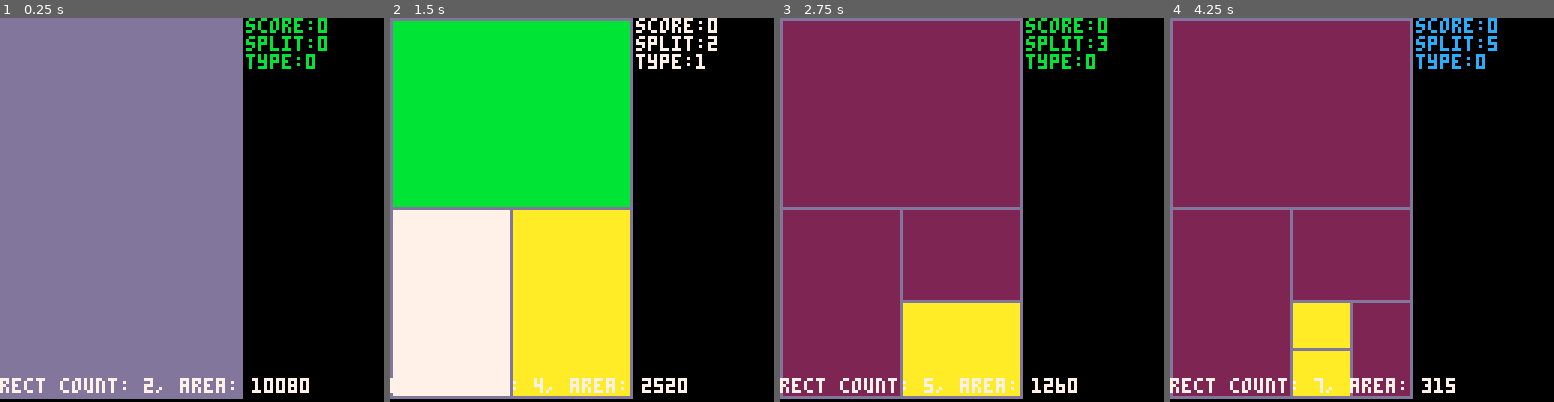
Above: before the commit, frames 1-4 (left to right).
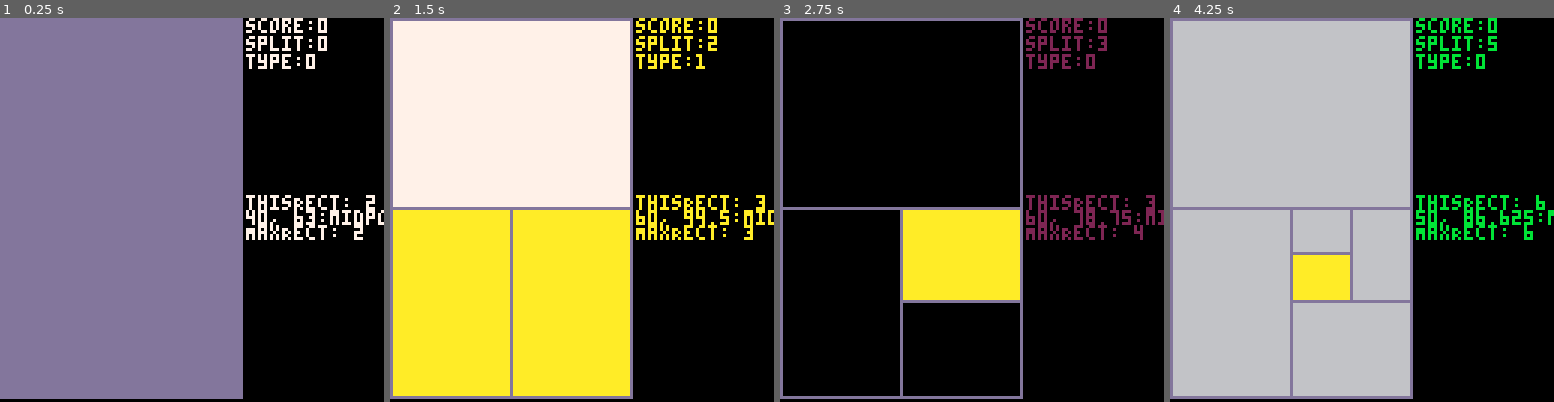
Above: after the commit, the same moments.

Repository: kelvinq/p8spl-t
Game: PICO-8 cartridge p8spl-t.p8
Same seed, same stepped clock (60 frames per second), same inputs: the game is played once before the commit and once after it.
Inputs:
- Up to frame 1 (0.25 s): no input
- Up to frame 2 (1.5 s): tap X (X key) at 0.33, 1.07 s; tap O (Z key) at 0.7 s
- Up to frame 3 (2.75 s): hold Right 1.6-2.1 s; tap O (Z key) at 1.7, 2.1, 2.5 s; tap X (X key) at 1.85 s; hold Up 2.15-2.42 s; hold Right from 2.47 s (still down)
- Up to frame 4 (4.25 s): tap O (Z key) every 0.4 s from 2.9 to 4.1 s; tap X (X key) at 2.97, 4.08 s; release Right at 3.03 s; hold Left 3.08-3.58 s; hold Down 3.63-3.97 s; hold Right from 4.02 s (still down)

The runs differ from the first frame. In frame 1, 3.8% of the frame differs, in the area x 0-100%, y 0-98%; in frame 2, 48%; in frame 3, 62%, in the area x 0-100%, y 0-99%; in frame 4, 62%.

Commit message:
Fixed some bugs. Navigation works badly.

Diff:
--- a/p8spl-t.p8
+++ b/p8spl-t.p8
@@ -2,53 +2,40 @@
 version 41
 __lua__
 
-function sort(data)
-    local n = #data
-    -- form a max heap
-    for i = flr(n / 2) + 1, 1, -1 do
-     -- m is the index of the max child
-     local parent, value, m = i, data[i], i + i
-     local key = value.key
-     while m <= n do
-      -- find the max child
-      if ((m < n) and (data[m + 1].key > data[m].key)) m += 1
-      local mval = data[m]
-      if (key > mval.key) break
-      data[parent] = mval
-      parent = m
-      m += m
-     end
-     data[parent] = value
-    end
-    -- read out the values,
-    -- restoring the heap property
-    -- after each step
-    for i = n, 2, -1 do
-     -- swap root with last
-     local value = data[i]
-     data[i], data[1] = data[1], value
-     -- restore the heap
-     local parent, terminate, m = 1, i - 1, 2
-     local key = value.key
-     while m <= terminate do
-      local mval = data[m]
-      local mkey = mval.key
-      if (m < terminate) and (data[m + 1].key > mkey) then
-       m += 1
-       mval = data[m]
-       mkey = mval.key
+function get_key_for_value( t, value )
+    for k,v in pairs(t) do
+      if v==value then return k end
+    end
+    return 0
+  end
+
+function shallowcopy(orig)
+    local orig_type = type(orig)
+    local copy
+    if orig_type == 'table' then
+        copy = {}
+        for orig_key, orig_value in pairs(orig) do
+            copy[orig_key] = orig_value
+        end
+    else -- number, string, boolean, etc
+        copy = orig
+    end
+    return copy
+end
+
+function sort(arr) -- slow sort, expects {{key,obj}...}
+    for i=1,#arr do
+      for j=i,#arr do
+        if arr[j][1] < arr[i][1] then
+          add(arr,deli(arr,j),i) --slow swap
+        end
       end
-      if (key > mkey) break
-      data[parent] = mval
-      parent = m
-      m += m
-     end
-     data[parent] = value
-    end
-end
-
-function createnewRect(i1,j1,i2,j2,fColor,bColor)
-    newRect={x1=i1,y1=j1,x2=i2,y2=j2,fColor=fColor,bColor=bColor}
+    end
+  end
+
+function createnewRect(i1,j1,i2,j2,fColor,bColor,midpoint)
+    newRect={x1=i1,y1=j1,x2=i2,y2=j2,fColor=fColor,bColor=bColor,midpoint=0}
+    newRect.midpoint={x=getMidpoint(newRect)[1], y=getMidpoint(newRect)[2]}
     return newRect
 end
 
@@ -59,14 +46,15 @@
     local y2=selectedRect.y2
     if typeSplit==1 then
         newx2=(x2-x1)/2+x1
-        add(allRects,createnewRect(x1,y1,newx2,y2,currentColor,playSurfaceCol))
-        add(allRects,createnewRect(newx2,y1,x2,y2,currentColor,playSurfaceCol))
+        add(allRects,createnewRect(x1,y1,newx2,y2,currentColor,playSurfaceCol),count(allRects)+1)
+        add(allRects,createnewRect(newx2,y1,x2,y2,currentColor,playSurfaceCol),count(allRects)+1)
     end
     if typeSplit==0 then
         newy2=(y2-y1)/2+y1
-        add(allRects,createnewRect(x1,y1,x2,newy2,currentColor,playSurfaceCol))
-        add(allRects,createnewRect(x1,newy2,x2,y2,currentColor,playSurfaceCol))
-    end
+        add(allRects,createnewRect(x1,y1,x2,newy2,currentColor,playSurfaceCol),count(allRects)+1)
+        add(allRects,createnewRect(x1,newy2,x2,y2,currentColor,playSurfaceCol),count(allRects)+1)
+    end
+    del(allRects,selectedRect)
 end
 
 function drawnewRect(newRect)
@@ -80,15 +68,10 @@
         if (countSplit%2==0) typeSplit=0
         splitRect(selectedRect, typeSplit)
         countSplit+=1
-        -- Delete previous rectangle
-        previousRectIndex=currentRectIndex
-        deli(allRects, previousRectIndex)
-        currentRectIndex=count(allRects)
-        allRects[currentRectIndex].fColor=selectColor
     else
-        selectedRect.bColor=8 -- Red
+        selectedRect.fColor=8 -- Red
         print("Not allowed!", maxX+2, 18,currentColor)
-        selectedRect.bColor=playSurfaceCol
+        selectedRect.fColor=currentColor
     end
 end
 
@@ -97,51 +80,46 @@
 end
 
 function nearestRect(selectedRect, direction)
-    allRectDistances={}
-    for i in all(allRects) do
-        -- if ((direction=="right")and(i.x1>selectedRect.x2)) add(allRectDistances, getDistance(selectedRect, i))
-        -- if ((direction=="left")and(i.x2<selectedRect.x1)) add(allRectDistances, getDistance(selectedRect, i))
-        -- if ((direction=="up")and(i.y2<selectedRect.y1)) add(allRectDistances, getDistance(selectedRect, i))
-        -- if ((direction=="down")and(i.y1>selectedRect.y2)) add(allRectDistances, getDistance(selectedRect, i))
-        if (direction=="up") add(allRectDistances, getDistance(selectedRect, i))
-    end
-    allRectDistances=sort(allRectDistances)
+    local allRectscopy = shallowcopy(allRects)
+    deli(allRectDistances,get_key_for_value(allRects,selectedRect))
+
+    for i in all(allRectscopy) do
+        if ((direction=="right")and(i.midpoint.x>selectedRect.midpoint.x)) add(allRectDistances, getDistance(selectedRect, i)) circfill(i.midpoint.x,i.midpoint.y,1,8)
+        if ((direction=="left")and(i.midpoint.x<selectedRect.midpoint.x)) add(allRectDistances, getDistance(selectedRect, i)) circfill(i.midpoint.x,i.midpoint.y,1,8)
+        if ((direction=="up")and(i.midpoint.y<selectedRect.midpoint.y)) add(allRectDistances, getDistance(selectedRect, i)) circfill(i.midpoint.x,i.midpoint.y,1,8)
+        if ((direction=="down")and(i.midpoint.y>selectedRect.midpoint.y)) add(allRectDistances, getDistance(selectedRect, i)) circfill(i.midpoint.x,i.midpoint.y,1,8)
+    end
+    if (count(allRectDistances)<1) return selectedRect
+    sort(allRectDistances)
     return allRectDistances[1][2]
 end
 
--- function getMidpoint(selectedRect)
---     return {(selectedRect.x2-selectedRect.x1)/2+x1
--- end
-
-function getDistance(rectA, rectB)
-    closestDistance=((rectA.x2-rectB.x2)^2+(rectA.y2-rectB.y2)^2)^0.5
-    return {((rectA.x2-rectB.x2)^2+(rectA.y2-rectB.y2)^2)^0.5, rectB}
+function getMidpoint(selectedRect) -- returns {x,y}
+    --return {,(selectedRect.y2-selectedRect.y1)/2+selectedRect.y1}
+    return {(selectedRect.x2-selectedRect.x1)/2+selectedRect.x1,(selectedRect.y2-selectedRect.y1)/2+selectedRect.y1}
+end
+
+function getDistance(rectA, rectB) -- Return {number, rect}
+    closestDistance=((rectA.midpoint.x-rectB.midpoint.x)^2+(rectA.midpoint.y-rectB.midpoint.y)^2)^0.5
+    return {closestDistance, rectB}
 end
 
 function _init()
-        -- test sorting algo
-        srand(99)
-        i=1
-        testArray={}
-        while i<100 do
-            add(testArray,flr(rnd(100)))
-            i+=1
-        end
-        testArrayUnsorted=testArray
-        -- sort(testArray)
-        --
-    previousRectIndex=1
-    currentRectIndex=1
+    printRectD={}
+    allRectDistances={{0,0}}
+    previousRectCount=0
+    previousRectIndex=2
+    currentRectIndex=2
     debug=1
     countScore=0
     countSplit=0
     typeSplit=0 -- "1" is vertical. "0" is horizontal.
     currentCur={x=64,y=64}
-    currentColor=11
+    currentColor=7
     selectColor=10
     maxX=80
     maxY=126
-    minArea=0
+    minArea=16
     playSurfaceCol=13
     allRects={}
     -- Create the first rectangle and that is the game surface
@@ -150,54 +128,71 @@
 end
 
 function _update()
-    -- Control player
-    -- if (btn(⬅️)) verts.i-=1
-    -- if (btn(➡️)) verts.i+=1
+    if ((countSplit==1)and(count(allRects)==3)) deli(allRects,1)
 end
 
 function _draw()
+    if count(allRects) <= 2 then
+        selectedRect=allRects[count(allRects)]
+    end
+
     cls()
     for i in all(allRects) do
         drawnewRect(i)
     end
 
     -- Draw the selected rectangle
+    if btnp(➡️) then
+        allRectDistances={}
+        for i in all(allRects) do
+            i.fColor=currentColor
+        end
+        selectedRect=nearestRect(allRects[currentRectIndex], "right")
+        selectedRect.fColor=selectColor
+    end
+
+    if btnp(⬅️) then
+        allRectDistances={}
+        for i in all(allRects) do
+            i.fColor=currentColor
+        end
+        selectedRect=nearestRect(allRects[currentRectIndex], "left")
+        selectedRect.fColor=selectColor
+    end
+
     if btnp(⬆️) then
-        if currentRectIndex < count(allRects) then
-            currentRectIndex+=1
-        end
-        for i in all(allRects) do
-            i.fColor=currentColor
-        end
-        -- nearestRect(allRects[currentRectIndex], "up").fColor=selectColor
-        allRects[currentRectIndex].fColor=selectColor allRects[currentRectIndex-1].fColor=currentColor
+        allRectDistances={}
+        for i in all(allRects) do
+            i.fColor=currentColor
+        end
+        selectedRect=nearestRect(allRects[currentRectIndex], "up")
+        selectedRect.fColor=selectColor
     end
 
     if btnp(⬇️) then
-        if currentRectIndex-1 > 0 then
-            currentRectIndex-=1
-        end
-        allRects[currentRectIndex].fColor=selectColor allRects[currentRectIndex+1].fColor=currentColor
+        allRectDistances={}
+        for i in all(allRects) do
+            i.fColor=currentColor
+        end
+        selectedRect=nearestRect(allRects[currentRectIndex], "down")
+        selectedRect.fColor=selectColor
     end
 
     if (btnp(4)) currentColor=flr(rnd(15))
 
-    if count(allRects) <= 1 then
-        selectedRect=allRects[1]
-    else
-        selectedRect=allRects[currentRectIndex]
-    end
-
-    if (btnp(5)) attemptSplit(selectedRect)
+    if (btnp(5)) attemptSplit(selectedRect) selectedRect=allRects[count(allRects)] selectedRect.fColor=selectColor
 
     print("score:"..countScore, maxX+2, 0,currentColor)
     print("split:"..countSplit, maxX+2, 6,currentColor)
     print("type:"..typeSplit, maxX+2, 12,currentColor)
     if debug==1 then
         -- print(closestDistance, maxX+2, 64, currentColor)
-        -- print(allRects[currentRectIndex].y2..":y2 "..": "..currentRectIndex, maxX+2, 64, currentColor)
+        print("thisRect: "..get_key_for_value(allRects, selectedRect), maxX+2, 59, currentColor)
+        print(selectedRect.midpoint.x..", "..selectedRect.midpoint.y..":midpoint "..get_key_for_value(allRects, selectedRect), maxX+2, 64, currentColor)
+        print("MaxRect: "..count(allRects), maxX+2, 69, currentColor)
         --print("current x: "..currentCur.x..", current x: "..currentCur.y, 0, 114,7)
-        print("rect count: "..count(allRects)..", area: "..area(selectedRect), 0, 120,7)
+        -- print("rect count: "..count(allRects)..", area: "..area(selectedRect), 0, 120,7)
+        -- print(getDistance(allRects[1],allRects[currentRectIndex])[1].."allrectcount: "..allRectDistances[1][1], 0, 115,7)
         -- print(testArrayUnsorted[1][2].." "..testArrayUnsorted[2][2].." "..testArrayUnsorted[3][2].." "..testArrayUnsorted[99][2], maxX+2, 64, currentColor)
         -- print(testArray[1][2].." "..testArray[2][2].." "..testArray[3][2].." "..testArray[99][2], maxX+2, 64+5, currentColor)
     end
